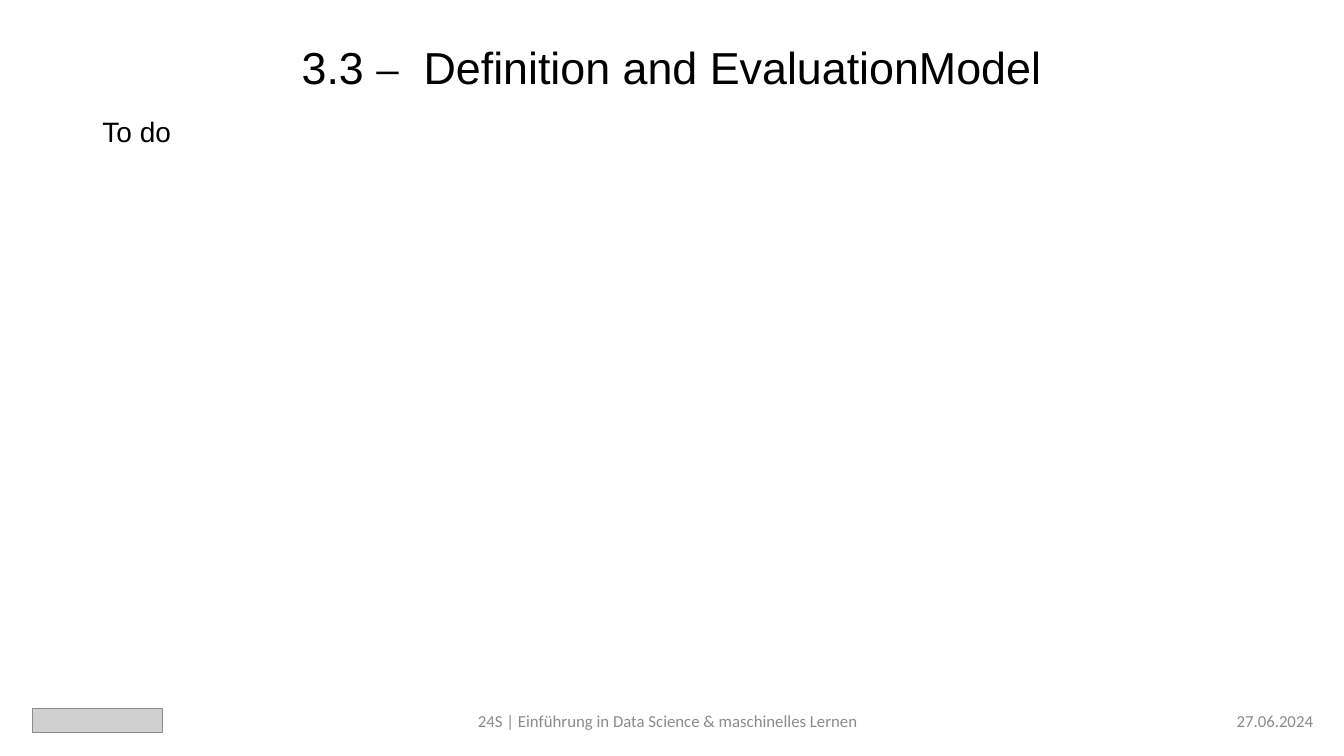
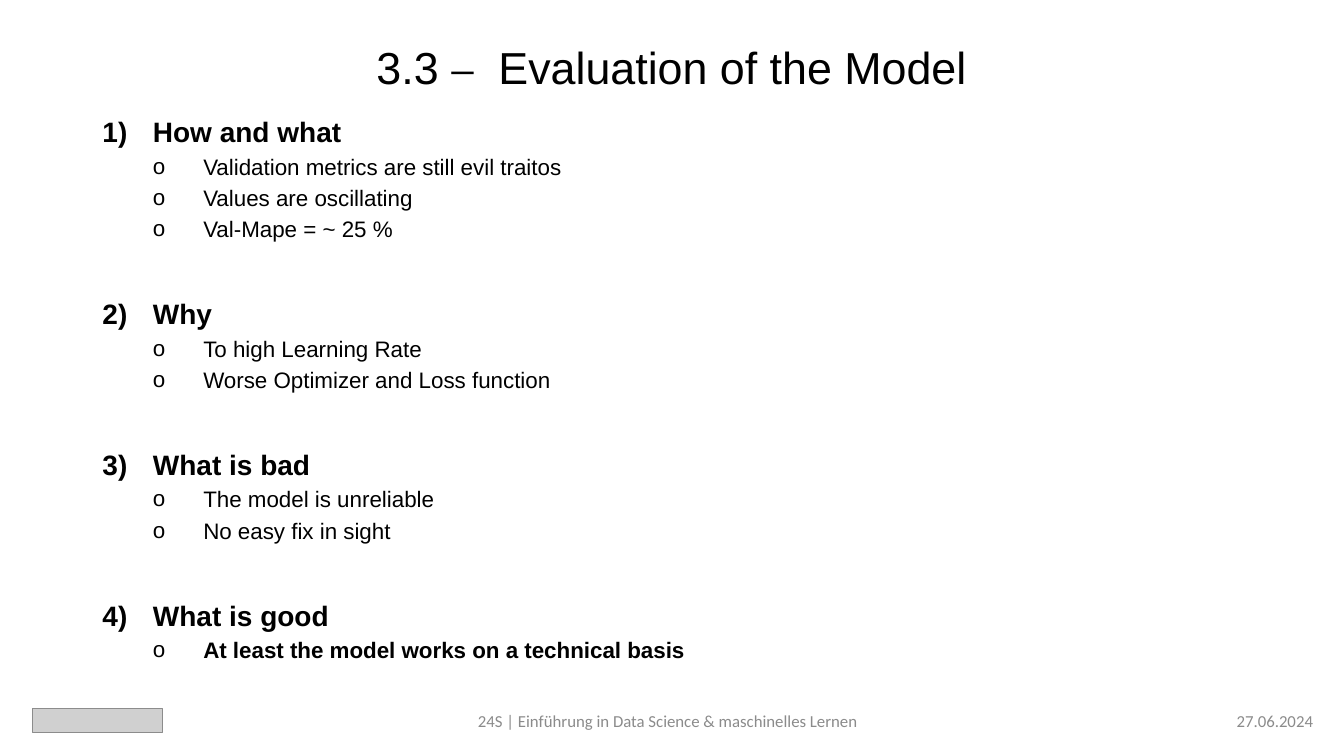
Before and after one commit to BossyNine/bakery_sales_prediction, a slide deck: slide 8 of 4_Presentation/bakery_sales_prediction-DS_Gruppe_12-190624jb.pptx. Drawn at 1344x756 pixels with LibreOffice and Linux fonts; fonts in the diff are those of the drawing; grey boxes stand for pictures. Boxes give left, top, right and bottom in pixels: in the first picture for what was removed or moved away, otherwise in the second. Text is boxed around its words. In the diff, an @@ line names an element or a change of style, - is before the commit and + after.

```diff
--- a/4_Presentation/bakery_sales_prediction-DS_Gruppe_12-190624jb.pptx
+++ b/4_Presentation/bakery_sales_prediction-DS_Gruppe_12-190624jb.pptx
@@ title at <box>376,51,966,85</box>: text changed @@
-3.3 ⎯ Definition and EvaluationModel
+3.3 ⎯ Evaluation of the Model
@@ text at <box>153,121,684,659</box>: text changed; size 20 to 16 pt @@
-To do
+1) How and what
+  o Validation metrics are still evil traitos
+  o Values are oscillating
+  o Val-Mape = ~ 25 %
+2) Why
+  o To high Learning Rate
+  o Worse Optimizer and Loss function
+3) What is bad
+  o The model is unreliable
+  o No easy fix in sight
+4) What is good
+  o At least the model works on a technical basis
```
Also in this commit, not shown: 2 other slides changed.
